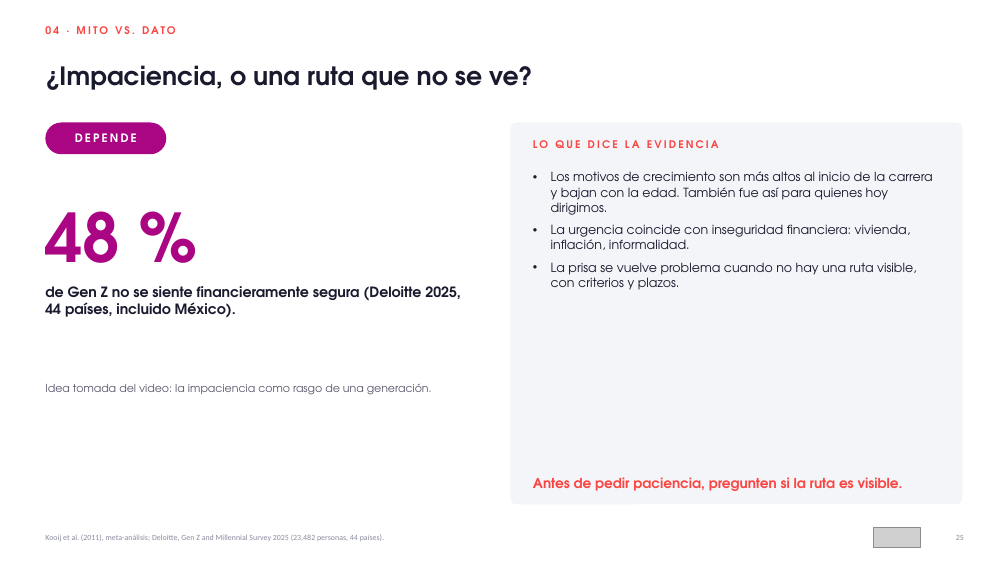
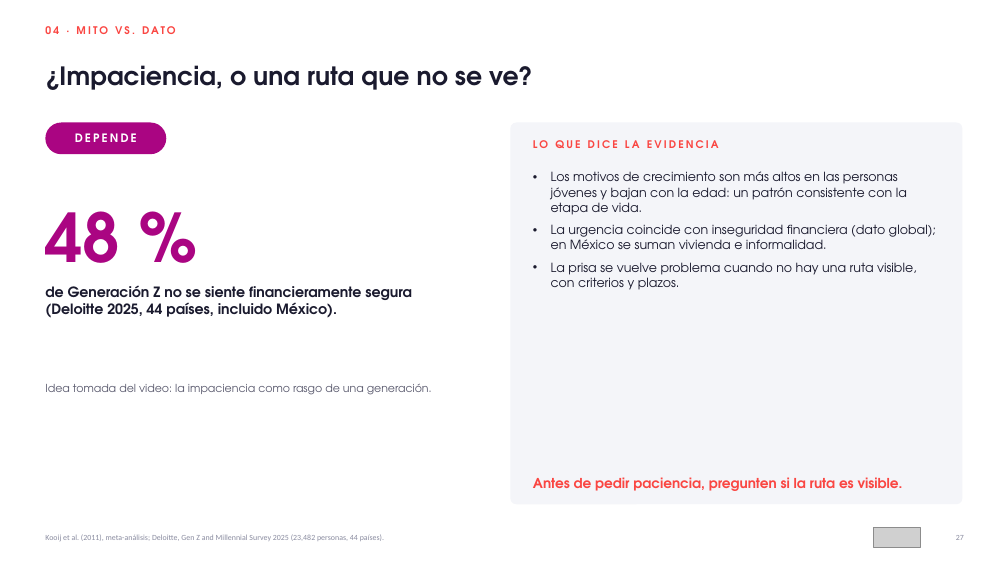
Before and after one commit to HRTrainingDevelopment/Training-and-Development-PROYECTS, a slide deck: slide 27 of workshop-liderazgo-intergeneracional/entregables/01_Deck_Liderar_entre_Generaciones_AMMX_120min.pptx (slide 25 before the commit). Drawn at 1008x567 pixels with LibreOffice and Linux fonts; fonts in the diff are those of the drawing; grey boxes stand for pictures. Boxes give left, top, right and bottom in pixels: in the first picture for what was removed or moved away, otherwise in the second. Text is boxed around its words. In the diff, an @@ line names an element or a change of style, - is before the commit and + after.

```diff
--- a/workshop-liderazgo-intergeneracional/entregables/01_Deck_Liderar_entre_Generaciones_AMMX_120min.pptx
+++ b/workshop-liderazgo-intergeneracional/entregables/01_Deck_Liderar_entre_Generaciones_AMMX_120min.pptx
@@ text at [551, 171, 936, 249]: text changed @@
-• Los motivos de crecimiento son más altos al inicio de la carrera y bajan con la edad. También fue así para quienes hoy dirigimos.
-• La urgencia coincide con inseguridad financiera: vivienda, inflación, informalidad.
+• Los motivos de crecimiento son más altos en las personas jóvenes y bajan con la edad: un patrón consistente con la etapa de vida.
+• La urgencia coincide con inseguridad financiera (dato global); en México se suman vivienda e informalidad.
@@ text at [45, 285, 412, 318]: text changed @@
-de Gen Z no se siente financieramente segura (Deloitte 2025, 44 países, incluido México).
+de Generación Z no se siente financieramente segura (Deloitte 2025, 44 países, incluido México).
```
Also in this commit, not shown: 52 other slides changed, 5 slides added, 52 other files.
